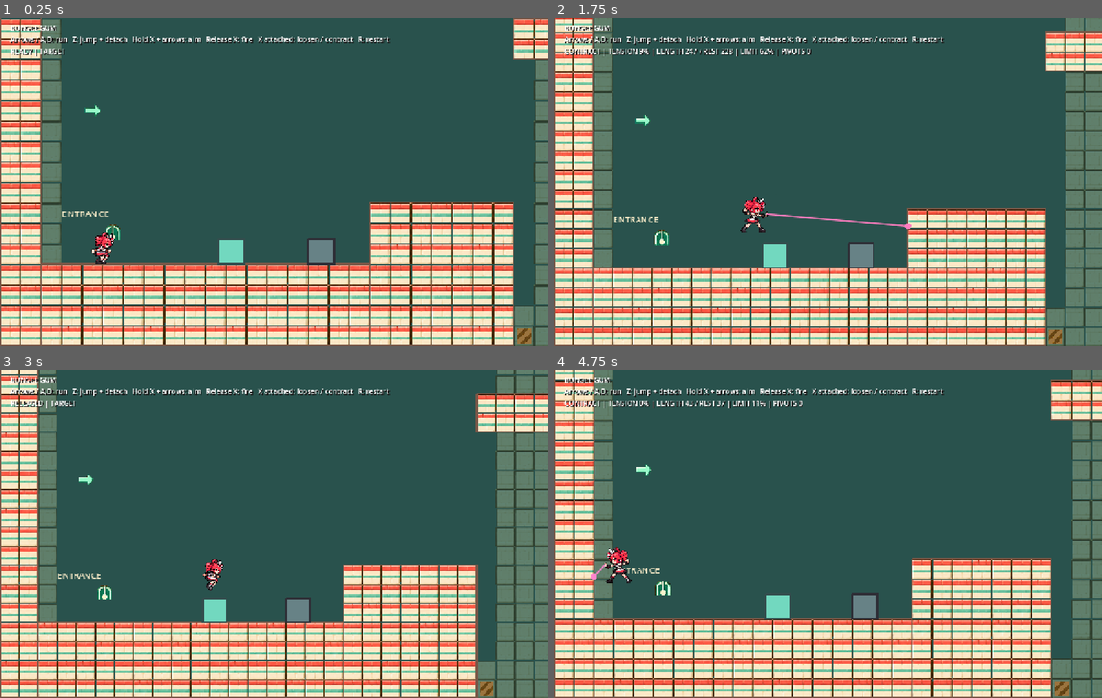
Above: before the commit, frames 1-4 (two rows, left to right).
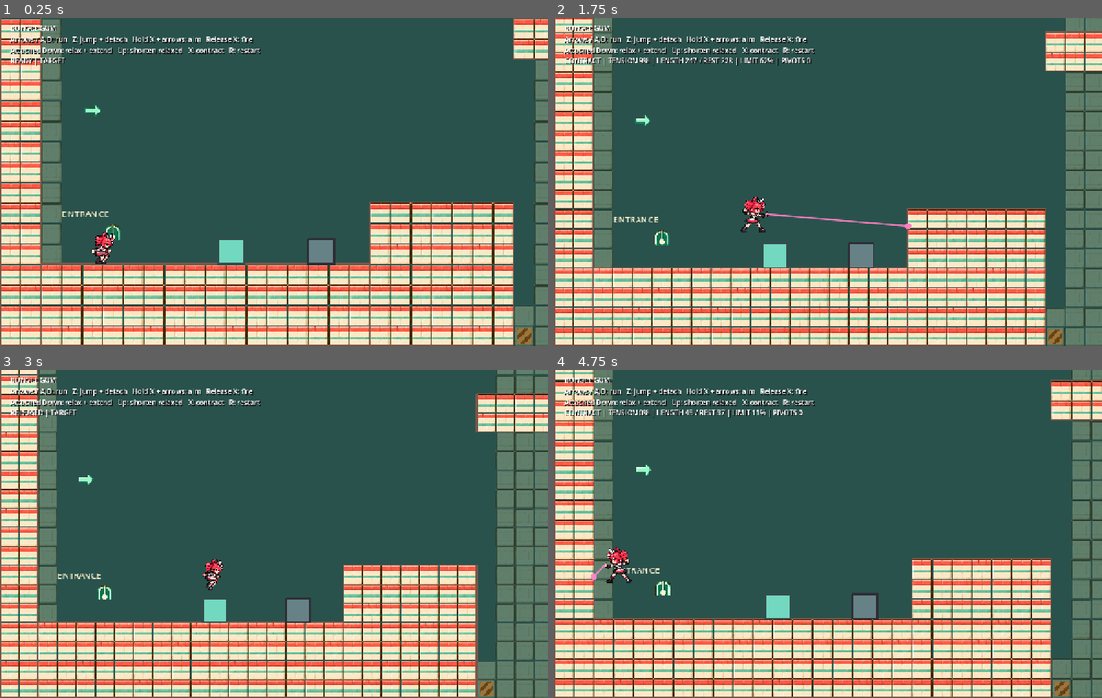
Above: after the commit, the same moments.

Repository: syun77/gd_bungee_gum
Game: Godot game, scene res://scenes/game.tscn
Same seed, same stepped clock (60 frames per second), same inputs: the game is played once before the commit and once after it.
Inputs (mouse positions are in pixels of both pictures, inside the frame that each line leads up to):
- Up to frame 1 (0.25 s): no input
- Up to frame 2 (1.75 s): tap Enter at 0.5 s; move the mouse to (948, 165) at 0.52 s; hold Down (aim_down) 0.53-1.28 s; hold D (move_right) from 0.53 s (still down); click (948, 165) at 0.67 s; tap Z (jump) at 0.77, 1.07, 1.52 s; tap Up (aim_up) at 0.8, 1.35 s; move the mouse to (718, 198) at 1.27 s; tap X (gum_action) at 1.55 s
- Up to frame 3 (3 s): tap Z (jump) at 1.82, 2.3, 2.85 s; move the mouse to (328, 461) at 2.02 s; release D (move_right) at 2.03 s; hold A (move_left) 2.03-2.78 s; hold X (gum_action) 2.03-2.78 s; move the mouse to (246, 599) at 2.77 s; hold D (move_right) from 2.78 s (still down); click (246, 599) at 2.92 s
- Up to frame 4 (4.75 s): tap Z (jump) at 3.02, 3.32, 3.77, 4.07, 4.52 s; tap Down (aim_down) at 3.05 s; move the mouse to (992, 583) at 3.52 s; hold Down (aim_down) 3.53-4.28 s; tap Up (aim_up) at 3.8 s; tap R (restart) at 4.15 s; move the mouse to (663, 484) at 4.27 s; release D (move_right) at 4.28 s; hold A (move_left) from 4.28 s (still down); tap Left (aim_left) at 4.35 s; tap X (gum_action) at 4.55 s

The runs differ from the first frame. In frame 1, 1.0% of the frame differs, in the area x 1-72%, y 5-15%; in frame 2, 1.5%; in frame 3, 1.0%; in frame 4, 1.5%.

Commit message:
延ばす操作を調整

Diff:
--- a/gd-bungee-gum/scenes/game.tscn
+++ b/gd-bungee-gum/scenes/game.tscn
@@ -51,11 +51,11 @@
 theme_override_colors/font_shadow_color = Color(0.1, 0.1, 0.1, 1)
 theme_override_constants/shadow_offset_x = 2
 theme_override_constants/shadow_offset_y = 2
-text = "BUNGEE GUM\nArrows / A,D: run   Z: jump + detach   Hold X + arrows: aim   Release X: fire   X attached: loosen / contract   R: restart"
+text = "BUNGEE GUM\nArrows / A,D: run   Z: jump + detach   Hold X + arrows: aim   Release X: fire\nAttached Down: relax + extend   Up: shorten relaxed   X: contract   R: restart"
 
 [node name="Status" type="Label" parent="HUD"]
 offset_left = 24.0
-offset_top = 66.0
+offset_top = 88.0
 theme_override_colors/font_shadow_color = Color(0.1, 0.1, 0.1, 1)
 theme_override_constants/shadow_offset_x = 2
 theme_override_constants/shadow_offset_y = 2
--- a/gd-bungee-gum/scripts/game.gd
+++ b/gd-bungee-gum/scripts/game.gd
@@ -1,5 +1,5 @@
 extends Node2D
-## Fixed-step owner: validate -> Z/X gesture -> spring -> player -> presentation.
+## Fixed-step owner: validate -> manual controls / Z/X gesture -> spring -> player -> presentation.
 const Settings = preload("res://scripts/game_settings.gd")
 @export var settings: Settings
 enum Gesture { IDLE, AIM, WAIT_RELEASE }
@@ -12,6 +12,10 @@
 var aim_direction := Vector2.RIGHT
 var aim_selected := false
 var camera_hold_time := 0.0
+var camera_was_connected := false
+var up_wait_release := false
+var down_wait_release := false
+var manual_down_pressed := false
 
 func _ready() -> void:
 	player.settings = settings
@@ -34,8 +38,9 @@
 	var was_connected: bool = gum.connected()
 	gum.validate_connection()
 	var jump_requested := Input.is_action_just_pressed("jump")
+	var length_input := _read_length_input(jump_requested)
 	_handle_gesture(jump_requested)
-	gum.step(delta)
+	gum.step(delta, length_input)
 	if was_connected and not gum.connected():
 		player.cancel_gum_action()
 	player.simulate(delta, gesture == Gesture.AIM, jump_requested)
@@ -46,9 +51,15 @@
 
 func _update_camera(delta: float) -> void:
 	camera.position = player.position
-	camera_hold_time = camera_hold_time + delta if Input.is_action_pressed("gum_action") else 0.0
+	var connected: bool = gum.connected()
+	var hold_zoom := not connected and Input.is_action_pressed("gum_action")
+	if connected != camera_was_connected:
+		camera_hold_time = 0.0
+	else:
+		camera_hold_time = camera_hold_time + delta if hold_zoom else 0.0
+	camera_was_connected = connected
 	var target_zoom: float = settings.camera_normal_zoom
-	if Input.is_action_pressed("gum_action") and camera_hold_time >= settings.camera_hold_delay:
+	if hold_zoom and camera_hold_time >= settings.camera_hold_delay:
 		target_zoom = minf(target_zoom, settings.camera_hold_zoom)
 	if gum.connected():
 		var start: float = settings.camera_gum_zoom_start
@@ -64,11 +75,28 @@
 func _aim_target() -> Vector2:
 	return gum.origin() + aim_direction * gum.settings.maximum_length
 
+func _read_length_input(jump_requested: bool) -> float:
+	var up := Input.is_action_pressed("aim_up")
+	var down := Input.is_action_pressed("aim_down")
+	up_wait_release = up_wait_release and up
+	down_wait_release = down_wait_release and down
+	manual_down_pressed = false
+	if not gum.connected() or jump_requested:
+		up_wait_release = false
+		down_wait_release = false
+		return 0.0
+	manual_down_pressed = down and not down_wait_release
+	if manual_down_pressed:
+		gum.relax()
+	return float(manual_down_pressed) - float(up and not up_wait_release)
+
 func _handle_gesture(jump_requested: bool) -> void:
-	# WAIT_RELEASE consumes the remainder of a toggle/cancel gesture, even if the
+	# WAIT_RELEASE consumes the remainder of an attached/cancel gesture, even if the
 	# connection breaks while X is held. A release must never turn into a new shot.
 	if jump_requested:
 		gum.detach()
+		up_wait_release = false
+		down_wait_release = false
 		player.cancel_gum_action()
 		gesture = Gesture.WAIT_RELEASE if Input.is_action_pressed("gum_action") else Gesture.IDLE
 		return
@@ -78,7 +106,8 @@
 		return
 	if Input.is_action_just_pressed("gum_action"):
 		if gum.connected():
-			gum.toggle_mode()
+			if not manual_down_pressed:
+				gum.contract()
 			gesture = Gesture.WAIT_RELEASE
 		else:
 			if not aim_selected:
@@ -93,7 +122,9 @@
 		aim_direction = direction.normalized()
 	player.face_aim(aim_direction)
 	if Input.is_action_just_released("gum_action"):
-		gum.attach_at(_aim_target())
+		if gum.attach_at(_aim_target()):
+			up_wait_release = Input.is_action_pressed("aim_up")
+			down_wait_release = Input.is_action_pressed("aim_down")
 		player.fire_gum()
 		gesture = Gesture.IDLE
 
--- a/gd-bungee-gum/scripts/game_settings.gd
+++ b/gd-bungee-gum/scripts/game_settings.gd
@@ -22,7 +22,11 @@
 @export_range(1.0, 900.0) var minimum_length := 36.0
 @export_range(1.0, 3000.0) var maximum_length := 400.0
 @export_range(1.0, 10000.0) var maximum_tension := 2800.0
-@export_range(0.0, 200.0) var loosen_margin := 32.0
+## Manual relaxed-mode length changes (px/s).
+@export_range(1.0, 1000.0) var manual_extension_speed := 180.0
+@export_range(1.0, 1000.0) var manual_shortening_speed := 90.0
+## Reserve between manual natural-length cap and path break limit (px).
+@export_range(1.0, 500.0) var manual_length_margin := 40.0
 
 @export_group("Gum Wrapping")
 @export_range(0.25, 4.0) var wrap_clearance := 1.0
@@ -41,7 +45,7 @@
 @export_range(1.0, 10.0) var aim_reticle_width := 1.5
 
 @export_group("Gum Appearance")
-## Fixed-length loosen mode, independent of tension.
+## Relaxed manual-length mode, independent of tension.
 @export var gum_loosen_color := Color("#B8A6AD")
 @export var gum_slack_color := Color(1.0, 0.52, 0.8, 1.0)
 @export var gum_taut_color := Color(1.0, 0.2, 0.28, 1.0)
--- a/gd-bungee-gum/scripts/gum_connection.gd
+++ b/gd-bungee-gum/scripts/gum_connection.gd
@@ -90,19 +90,22 @@
 			detach("TARGET LOST")
 		return
 
-func toggle_mode() -> void:
-	if not connected():
-		return
-	if mode == Mode.CONTRACT:
+func relax() -> void:
+	if connected():
 		mode = Mode.LOOSEN
-		if not path.update(origin(), endpoint(), get_tree().root, settings, false):
-			detach(path.failure)
-			return
-		rest_length = minf(settings.maximum_length, maxf(rest_length, path.length + settings.loosen_margin))
-	else:
+
+func contract() -> void:
+	if connected():
 		mode = Mode.CONTRACT
 
-func step(delta: float) -> void:
+func manual_length_limit() -> float:
+	return clampf(settings.maximum_length - settings.manual_length_margin, 0.0, settings.maximum_length)
+
+func _shorten(speed: float, delta: float) -> void:
+	# A short-range attachment must never lengthen in response to shortening.
+	rest_length = maxf(minf(rest_length, settings.minimum_length), rest_length - speed * delta)
+
+func step(delta: float, length_input := 0.0) -> void:
 	player_force = Vector2.ZERO
 	target_force = Vector2.ZERO
 	tension = 0.0
@@ -121,8 +124,12 @@
 		return
 	var distance: float = path.length
 	if mode == Mode.CONTRACT:
-		# A shot closer than minimum_length must not lengthen on contraction.
-		rest_length = maxf(minf(rest_length, settings.minimum_length), rest_length - settings.contraction_speed * delta)
+		_shorten(settings.contraction_speed, delta)
+	elif length_input > 0.0:
+		# Above-cap attachments hold their length rather than snapping shorter.
+		rest_length = maxf(rest_length, minf(manual_length_limit(), rest_length + settings.manual_extension_speed * delta))
+	elif length_input < 0.0:
+		_shorten(settings.manual_shortening_speed, delta)
 	if distance <= rest_length or distance < 0.01:
 		return
 	var direction: Vector2 = path.start_direction()
--- a/gd-bungee-gum/tools/verify_camera.gd
+++ b/gd-bungee-gum/tools/verify_camera.gd
@@ -23,6 +23,9 @@
 	# Isolate camera timing without changing the shared resource on disk.
 	game.settings = game.settings.duplicate()
 	var settings = game.settings
+	game.gum.settings = settings
+	settings.maximum_length = 900.0
+	settings.camera_hold_delay = 0.2
 	check(game.camera.zoom.is_equal_approx(Vector2.ONE * settings.camera_normal_zoom), "Spawn uses close normal zoom")
 	settings.camera_zoom_response = 0.0
 	key(true)
@@ -38,6 +41,10 @@
 	game.gum.path.length = settings.camera_gum_zoom_start
 	game._update_camera(0.01)
 	check(is_equal_approx(game.camera.zoom.x, settings.camera_normal_zoom), "Short connection stays close")
+	key(true)
+	game._update_camera(1.0)
+	check(is_equal_approx(game.camera.zoom.x, settings.camera_normal_zoom) and game.camera_hold_time == 0.0, "Attached X never widens view or accumulates hold")
+	key(false)
 	game.gum.path.length = (settings.camera_gum_zoom_start + settings.camera_gum_zoom_end) * 0.5
 	game._update_camera(0.01)
 	check(is_equal_approx(game.camera.zoom.x, (settings.camera_normal_zoom + settings.camera_long_gum_zoom) * 0.5), "Path midpoint interpolates zoom")
@@ -49,7 +56,13 @@
 	settings.camera_gum_zoom_end = settings.camera_gum_zoom_start
 	game._update_camera(0.01)
 	check(is_equal_approx(game.camera.zoom.x, settings.camera_long_gum_zoom), "Equal thresholds remain finite")
+	key(true)
 	game.gum.detach()
+	game._update_camera(0.01)
+	check(game.camera_hold_time == 0.0 and is_equal_approx(game.camera.zoom.x, settings.camera_normal_zoom), "Detach resets held X timing")
+	key(false)
+	# Start wide to measure the smooth return independently of hold timing.
+	game.camera.zoom = Vector2.ONE * settings.camera_long_gum_zoom
 	settings.camera_zoom_response = 5.0
 	var initial: float = game.camera.zoom.x
 	game._update_camera(0.1)
--- a/gd-bungee-gum/tools/verify_controls.gd
+++ b/gd-bungee-gum/tools/verify_controls.gd
@@ -24,11 +24,19 @@
 	Input.parse_input_event(event)
 	Input.flush_buffered_events()
 
+func configure_ceiling_fixture() -> void:
+	# Ceiling gestures need a longer range than the saved 400px gameplay tuning.
+	game.settings = game.settings.duplicate()
+	game.settings.maximum_length = 900.0
+	player.settings = game.settings
+	gum.settings = game.settings
+
 func verify() -> void:
 	game = load("res://scenes/game.tscn").instantiate()
 	root.add_child(game)
 	player = game.get_node("Player")
 	gum = game.get_node("Gum")
+	configure_ceiling_fixture()
 	await ticks(40)
 	check(not InputMap.has_action("kick_off") and not InputMap.has_action("gum_attach") and not InputMap.has_action("gum_contract") and not InputMap.has_action("gum_detach"), "Obsolete control actions removed")
 	var start := player.position
@@ -70,17 +78,41 @@
 	check(gum.rest_length < length, "Auto-contract needs no held key")
 	key(KEY_X, true)
 	await ticks(2)
-	check(gum.mode == gum.Mode.LOOSEN, "Attached X enters loosen mode")
-	length = gum.rest_length
-	check(length >= gum.origin().distance_to(gum.endpoint()), "Loosen creates real slack")
-	await ticks(8)
-	check(gum.mode == gum.Mode.LOOSEN and gum.rest_length == length, "Holding X neither repeats toggle nor pays out length")
-	key(KEY_X, false)
-	await ticks(2)
-	check(gum.mode == gum.Mode.LOOSEN, "Toggle gesture release does not fire")
-	key(KEY_X, true)
-	await ticks(2)
-	check(gum.mode == gum.Mode.CONTRACT, "Next X resumes auto-contract")
+	check(gum.mode == gum.Mode.CONTRACT, "Attached X never relaxes contraction")
+	key(KEY_DOWN, true)
+	await ticks(2)
+	check(gum.mode == gum.Mode.LOOSEN, "Down relaxes even while X remains held")
+	length = gum.rest_length
+	await ticks(3)
+	check(gum.rest_length > length, "Held Down continuously extends")
+	key(KEY_UP, true)
+	await ticks(2)
+	length = gum.rest_length
+	await ticks(2)
+	check(gum.rest_length == length and gum.mode == gum.Mode.LOOSEN, "Opposing length keys relax and hold")
+	key(KEY_DOWN, false)
+	await ticks(3)
+	check(gum.rest_length < length and gum.mode == gum.Mode.LOOSEN, "Up shortens without entering contraction")
+	key(KEY_UP, false)
+	key(KEY_X, false)
+	await ticks(2)
+	length = gum.rest_length
+	await ticks(3)
+	check(gum.rest_length == length, "Released manual keys hold natural length")
+	key(KEY_DOWN, true)
+	key(KEY_X, true)
+	await ticks(2)
+	check(gum.mode == gum.Mode.LOOSEN, "Down wins over new X")
+	key(KEY_DOWN, false)
+	await ticks(2)
+	check(gum.mode == gum.Mode.LOOSEN, "Consumed X does not contract after Down release")
+	key(KEY_X, false)
+	await ticks(1)
+	key(KEY_UP, true)
+	key(KEY_X, true)
+	await ticks(2)
+	check(gum.mode == gum.Mode.CONTRACT, "New X wins over Up and resumes automatic contraction")
+	key(KEY_UP, false)
 	key(KEY_X, false)
 	await ticks(70)
 	check(not player.is_on_floor(), "Auto-contract lifts player")
@@ -106,8 +138,39 @@
 	root.add_child(game)
 	player = game.get_node("Player")
 	gum = game.get_node("Gum")
+	configure_ceiling_fixture()
 	await ticks(40)
-	gum.attach_at(Vector2(160, 100))
+	# Fire downward while retaining the physical aim key; no immediate relaxation.
+	key(KEY_X, true)
+	key(KEY_DOWN, true)
+	await ticks(1)
+	key(KEY_X, false)
+	await ticks(2)
+	check(gum.connected() and gum.mode == gum.Mode.CONTRACT and game.down_wait_release, "Firing-held Down is gated and cannot relax")
+	key(KEY_DOWN, false)
+	await ticks(1)
+	key(KEY_DOWN, true)
+	await ticks(2)
+	check(gum.mode == gum.Mode.LOOSEN and not game.down_wait_release, "Fresh Down after release relaxes")
+	key(KEY_DOWN, false)
+	gum.detach()
+	await ticks(1)
+	key(KEY_X, true)
+	key(KEY_UP, true)
+	await ticks(1)
+	key(KEY_X, false)
+	await ticks(2)
+	check(gum.connected() and game.up_wait_release, "Firing-held Up is gated independently")
+	gum.relax()
+	length = gum.rest_length
+	await ticks(2)
+	check(gum.rest_length == length, "Held firing Up cannot shorten relaxed gum")
+	key(KEY_UP, false)
+	await ticks(1)
+	key(KEY_UP, true)
+	await ticks(2)
+	check(gum.rest_length < length and not game.up_wait_release, "Fresh Up after release shortens")
+	key(KEY_UP, false)
 	key(KEY_X, true)
 	key(KEY_Z, true)
 	await ticks(2)
@@ -116,7 +179,7 @@
 	key(KEY_X, false)
 	await ticks(2)
 	check(not gum.connected(), "Simultaneous Z/X does not fire on release")
-	# An attached gesture remains a toggle even if target is lost before release.
+	# An attached gesture remains consumed even if target is lost before release.
 	gum.attach_at(Vector2(160, 100))
 	key(KEY_X, true)
 	await ticks(2)
@@ -124,7 +187,7 @@
 	await ticks(1)
 	key(KEY_X, false)
 	await ticks(2)
-	check(not gum.connected(), "Broken connection during held toggle cannot release-fire")
+	check(not gum.connected(), "Broken connection during held attached press cannot release-fire")
 	# Miss and short-tap both return to idle; no implicit repeat shot.
 	game.aim_direction = Vector2.DOWN
 	player.position = Vector2(900, -2000)
@@ -137,5 +200,5 @@
 	check(not gum.connected(), "Miss does not repeat")
 	game.free()
 	if failures == 0:
-		print("PASS: physical Z/X, 8-way aim/retention/opposing keys, aim movement suppression, release fire, auto-contract, explicit loosen toggle/hold, Z air momentum/ground impulse/priority, cancel/break release safety, miss/no-repeat")
+		print("PASS: physical Z/X/Up/Down, 8-way aim/retention/opposing keys, aim movement suppression, release fire / per-key firing release gates, auto-contract, manual relax/extend/shorten/hold and X contract priority, Z air momentum/ground impulse/priority, cancel/break release safety, miss/no-repeat")
 	quit(1 if failures else 0)
--- a/gd-bungee-gum/tools/verify_gum.gd
+++ b/gd-bungee-gum/tools/verify_gum.gd
@@ -45,7 +45,7 @@
 	player = load("res://scenes/characters/player.tscn").instantiate()
 	world.add_child(player)
 	gum = load("res://scripts/gum_connection.gd").new()
-	gum.settings = load("res://resources/game_settings.tres")
+	gum.settings = load("res://resources/game_settings.tres").duplicate()
 	gum.player = player
 	world.add_child(gum)
 	var wall := body_at(Vector2(220, -34))
@@ -56,14 +56,35 @@
 	check(gum.tension == 0.0, "Fresh attachment must not exert force")
 	check(gum.mode == gum.Mode.LOOSEN, "Lab force isolation selected fixed-length mode")
 	gum.mode = gum.Mode.CONTRACT
-	gum.toggle_mode()
+	gum.relax()
 	var loose_length: float = gum.rest_length
 	player.position.x = -80.0
 	gum.step(1.0 / 60.0)
 	check(gum.mode == gum.Mode.LOOSEN and gum.rest_length == loose_length and gum.tension > 0.0, "Fixed-length loosen regains spring support when stretched")
-	gum.toggle_mode()
-	check(gum.mode == gum.Mode.CONTRACT, "Toggle resumes contract even with nonzero tension")
+	gum.contract()
+	check(gum.mode == gum.Mode.CONTRACT, "Explicit contract resumes even with nonzero tension")
 	player.position.x = 0.0
+	gum.relax()
+	for delta in [1.0 / 30.0, 1.0 / 60.0, 1.0 / 120.0]:
+		gum.rest_length = 100.0
+		gum.step(delta, 1.0)
+		check(is_equal_approx(gum.rest_length, 100.0 + gum.settings.manual_extension_speed * delta), "Manual extension follows delta")
+		check(gum.mode == gum.Mode.LOOSEN and gum.tension > 0.0, "Relaxed extension preserves spring tension")
+		gum.rest_length = 100.0
+		gum.step(delta, -1.0)
+		check(is_equal_approx(gum.rest_length, 100.0 - gum.settings.manual_shortening_speed * delta) and gum.mode == gum.Mode.LOOSEN, "Manual shortening keeps relaxed mode")
+	gum.rest_length = gum.manual_length_limit() - 1.0
+	gum.step(0.1, 1.0)
+	check(gum.rest_length == gum.manual_length_limit() and gum.rest_length < gum.settings.maximum_length, "Manual extension reserves break margin")
+	gum.rest_length = gum.settings.maximum_length - 1.0
+	gum.step(0.1, 1.0)
+	check(gum.rest_length == gum.settings.maximum_length - 1.0, "Above-cap attachment never snaps shorter on extension")
+	gum.rest_length = 40.0
+	gum.step(1.0, -1.0)
+	check(gum.rest_length == gum.settings.minimum_length, "Manual shortening respects lower bound")
+	gum.rest_length = 10.0
+	gum.step(0.1, -1.0)
+	check(gum.rest_length <= 10.0, "Short attachment never extends on shortening")
 	gum.rest_length = 300.0
 	player.velocity = Vector2(-500, 0)
 	step_lab()
@@ -92,8 +113,11 @@
 		total_force += force
 	check(total_force.length() < 0.001, "Wrapped forces balance including terrain reaction")
 	gum.mode = gum.Mode.CONTRACT
-	gum.toggle_mode()
-	check(absf(gum.rest_length - gum.path.length - gum.settings.loosen_margin) < 0.01, "Wrapped loosen uses total path plus margin")
+	var before_relax: float = gum.rest_length
+	gum.relax()
+	check(gum.rest_length == before_relax, "Wrapped relax preserves natural length and tension")
+	gum.step(0.1, 1.0)
+	check(is_equal_approx(gum.rest_length, before_relax + gum.settings.manual_extension_speed * 0.1), "Wrapped extension adjusts total natural length")
 	var wrapped_velocity: Vector2 = player.external_velocity
 	gum.detach()
 	check(player.external_velocity == wrapped_velocity and gum.path.pivots.is_empty(), "Wrapped detach clears pivots and preserves momentum")
@@ -191,6 +215,11 @@
 	world.free()
 	var game: Node2D = load("res://scenes/game.tscn").instantiate()
 	root.add_child(game)
+	# Saved-map ceiling/wrapping fixture intentionally uses a 900px range.
+	game.settings = game.settings.duplicate()
+	game.settings.maximum_length = 900.0
+	game.gum.settings = game.settings
+	game.player.settings = game.settings
 	await ticks(40)
 	var game_gum: Node2D = game.get_node("Gum")
 	var game_player: CharacterBody2D = game.get_node("Player")
Not shown, changed: AGENTS.md
Not shown, changed: WORKLOG.md
Not shown, changed: specs/bungee-gum-prototype.md
Not shown, changed: specs/game-direction.md
Not shown, changed: specs/game-settings.md
Not shown, changed: specs/godot-implementation-plan.md
Not shown, changed: specs/gum-wrapping.md
Not shown, changed: specs/keyboard-controls.md
Not shown, changed: specs/player-controller.md
Not shown, changed: specs/stage-action-concept.md
